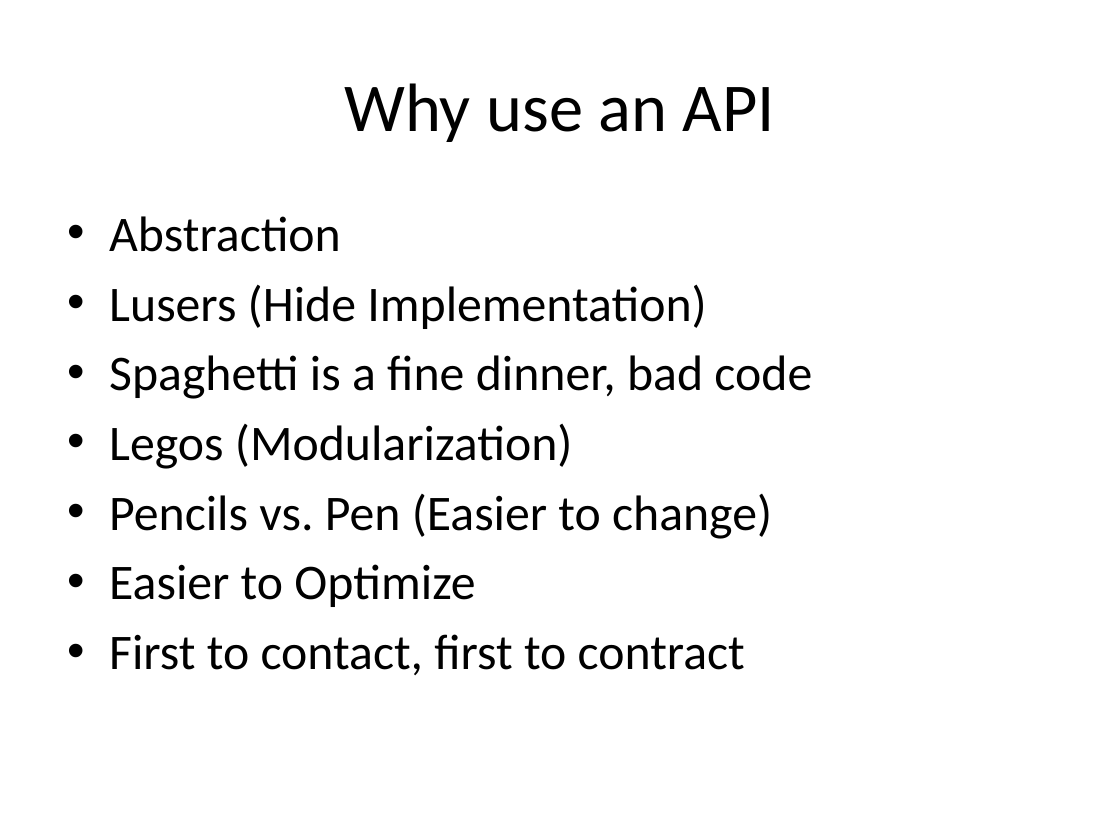
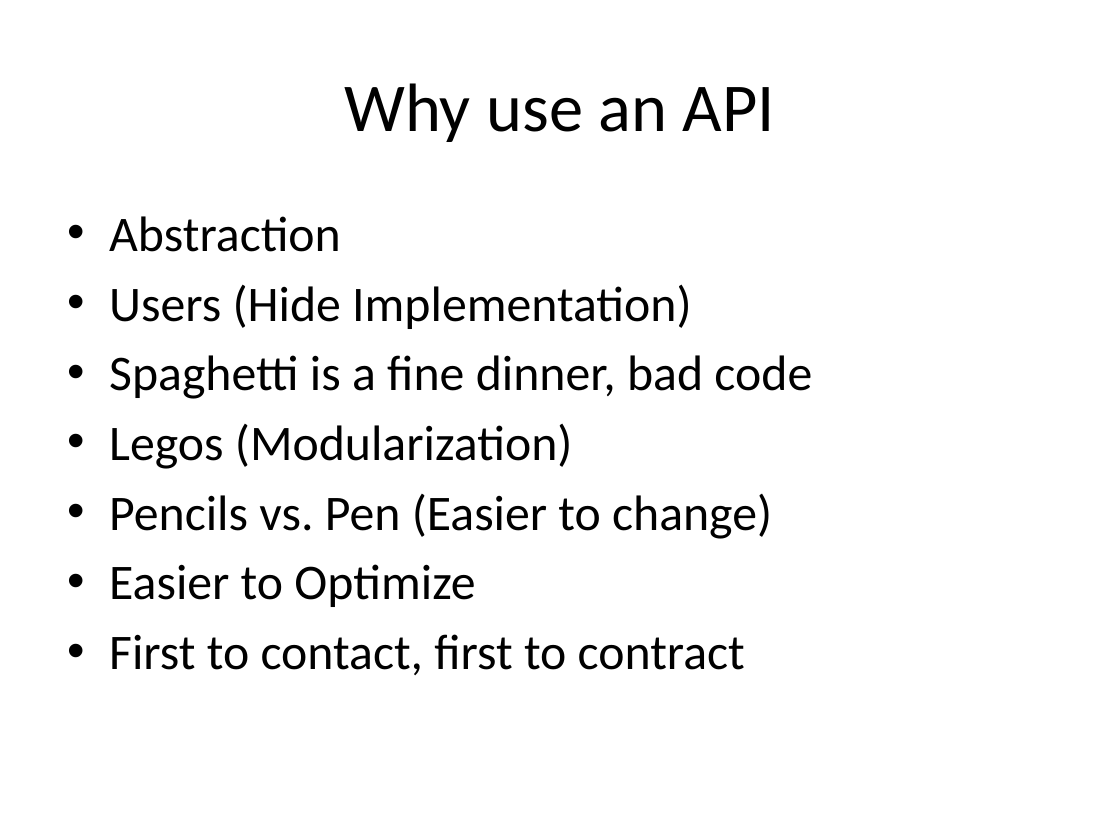
Before and after one commit to matt-mccarthy/501-program-design-pres, a slide deck: slide 7 of presentation/PresentAPI.pptx (slide 5 before the commit). Drawn at 1120x840 pixels with LibreOffice and Linux fonts; fonts in the diff are those of the drawing. Boxes give left, top, right and bottom in pixels: in the first picture for what was removed or moved away, otherwise in the second. Text is boxed around its words. In the diff, an @@ line names an element or a change of style, - is before the commit and + after.

```diff
--- a/presentation/PresentAPI.pptx
+++ b/presentation/PresentAPI.pptx
@@ text at (109, 284, 691, 329): text changed @@
-• Lusers (Hide Implementation)
+• Users (Hide Implementation)
```
Also in this commit, not shown: 1 other slide changed, 4 slides added, 1 slide removed.
